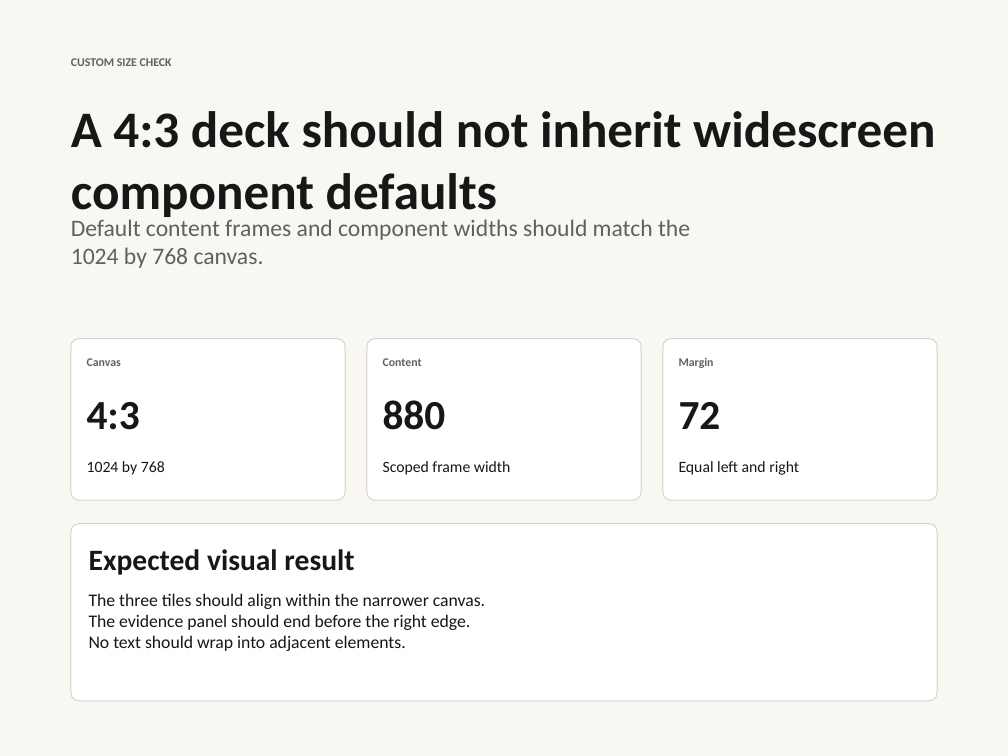
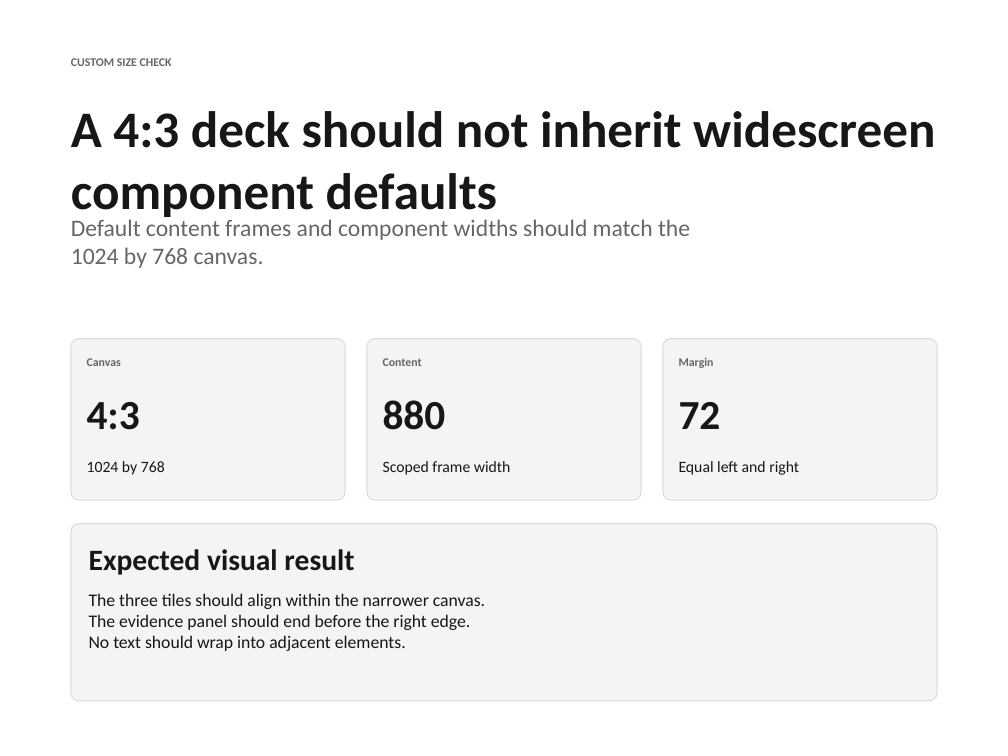
Before and after one commit to mikeylong/judgmentkit, a slide deck: slide 1 of outputs/presentation-theme-actual-tests/jk-theme-custom-4x3.pptx. Drawn at 1008x756 pixels with LibreOffice and Linux fonts; fonts in the diff are those of the drawing. Boxes give left, top, right and bottom in pixels: in the first picture for what was removed or moved away, otherwise in the second. Text is boxed around its words. In the diff, an @@ line names an element or a change of style, - is before the commit and + after.

Commit message:
Harden presentation theme evidence review

```diff
--- a/outputs/presentation-theme-actual-tests/jk-theme-custom-4x3.pptx
+++ b/outputs/presentation-theme-actual-tests/jk-theme-custom-4x3.pptx
@@ background #F8F7F2 to #FFFFFF @@
@@ fill #FFFFFF to #F4F4F4; outline #D7D3C8 0.75 pt to #D9D9D9 0.75 pt in 4 elements at box(71, 338, 345, 500), box(367, 338, 641, 500), box(662, 338, 936, 500), box(71, 523, 937, 701) @@
```
Also in this commit, not shown: 53 other files.
